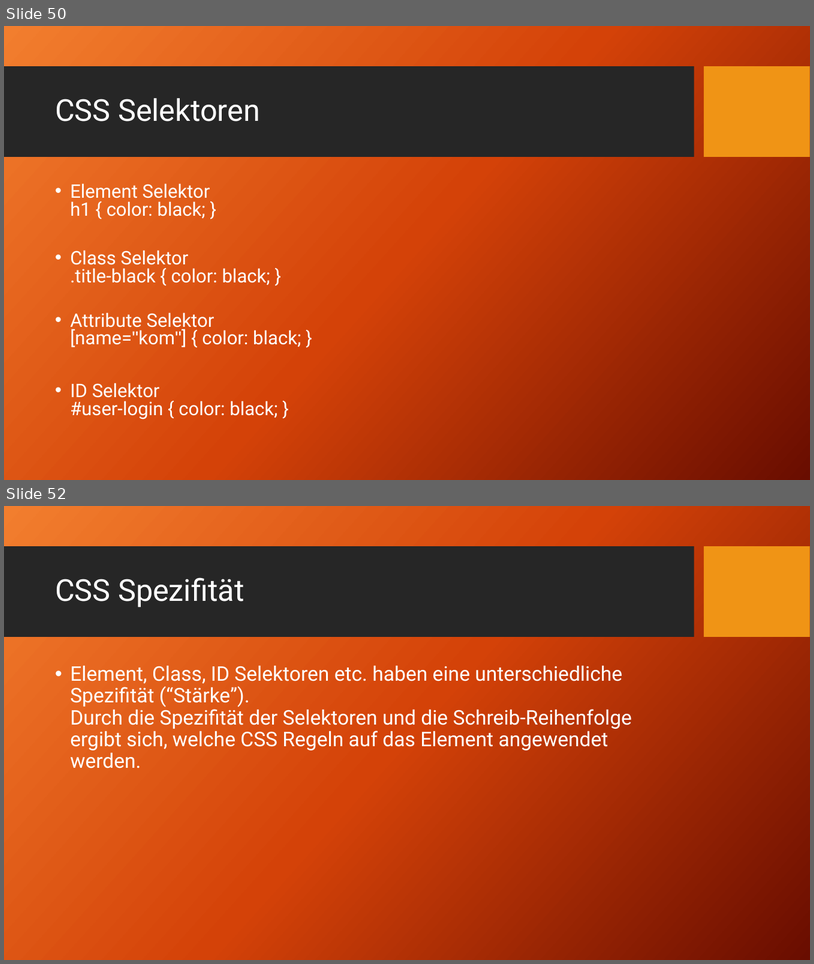
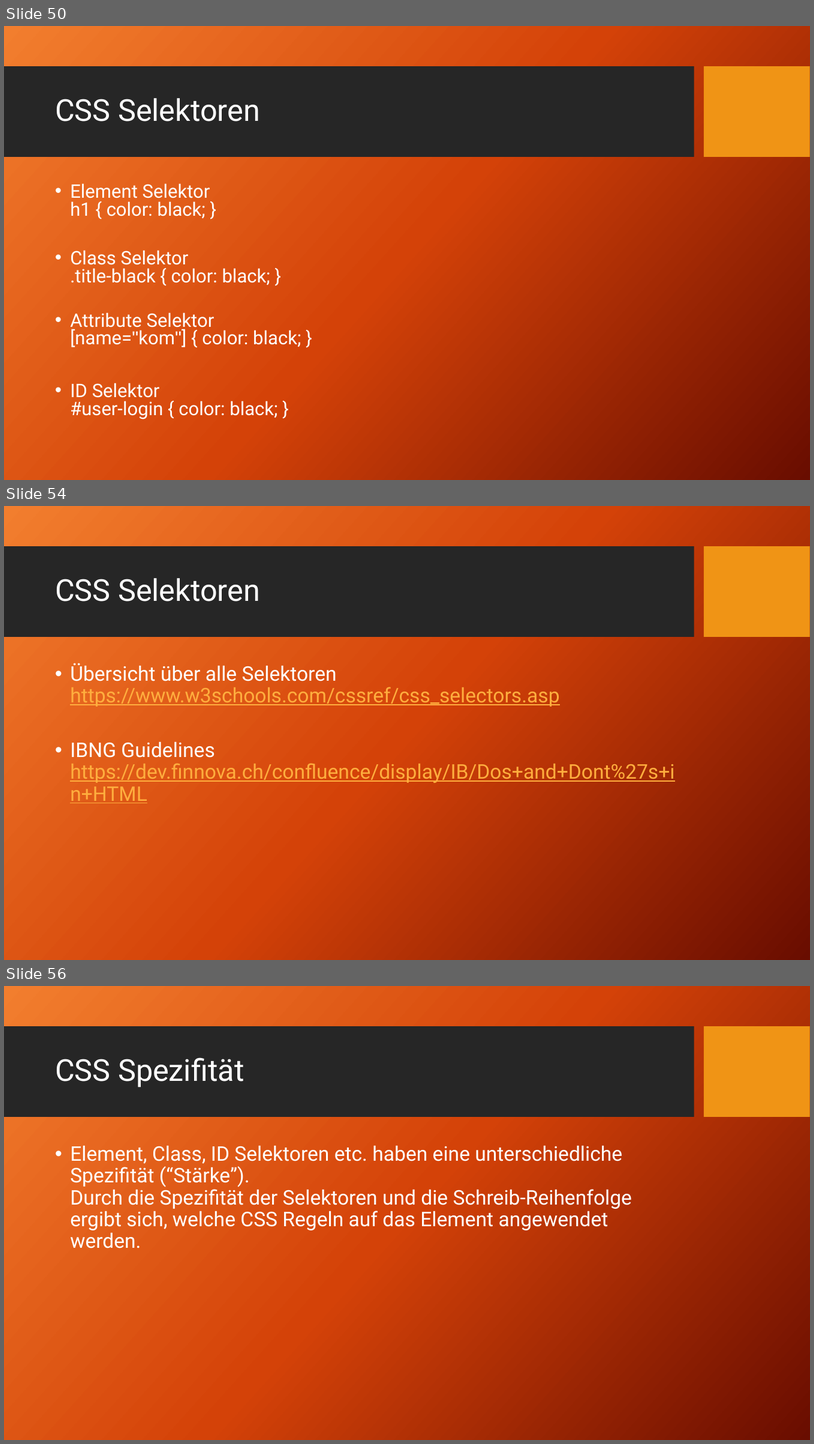
Before and after one commit to TomFrey/htmlCssBasicUebungen, a slide deck: html Schulung.pptx. Shown one above the other, each under a label of ours: slides 50 and 52 before the commit, slides 50, 54 and 56 after it; the slides between them are not shown. The pictures are 814x964 and 814x1444 pixels, drawn with LibreOffice and Linux fonts; fonts in the diff are those of the drawing; background and template pictures are left out. Boxes give left, top, right and bottom in pixels: in the first picture for what was removed or moved away, otherwise in the second. Text is boxed around its words. In the diff, an @@ line names an element or a change of style, - is before the commit and + after.

Commit message:
Demo und Folien zu Selektoren

```diff
--- a/html Schulung.pptx
+++ b/html Schulung.pptx
@@ slide 54 added at [4, 506, 810, 960], background picture (left out); not listed: 2 template elements that a slide beside it also shows @@
@@ title added at [55, 578, 260, 601], 36 pt, text #FFFFFF @@
+CSS Selektoren
@@ text added at [70, 663, 675, 803], 24 pt, text #FFAE3E, underline @@
+• Übersicht über alle Selektoren
+  https://www.w3schools.com/cssref/css_selectors.asp
+• IBNG Guidelines
+  https://dev.finnova.ch/confluence/display/IB/Dos+and+Dont%27s+in+HTML
@@ what was slide 52 is now slide 56 @@
```
Also in this commit, not shown: 4 slides changed, 3 other slides added, 3 other files.
